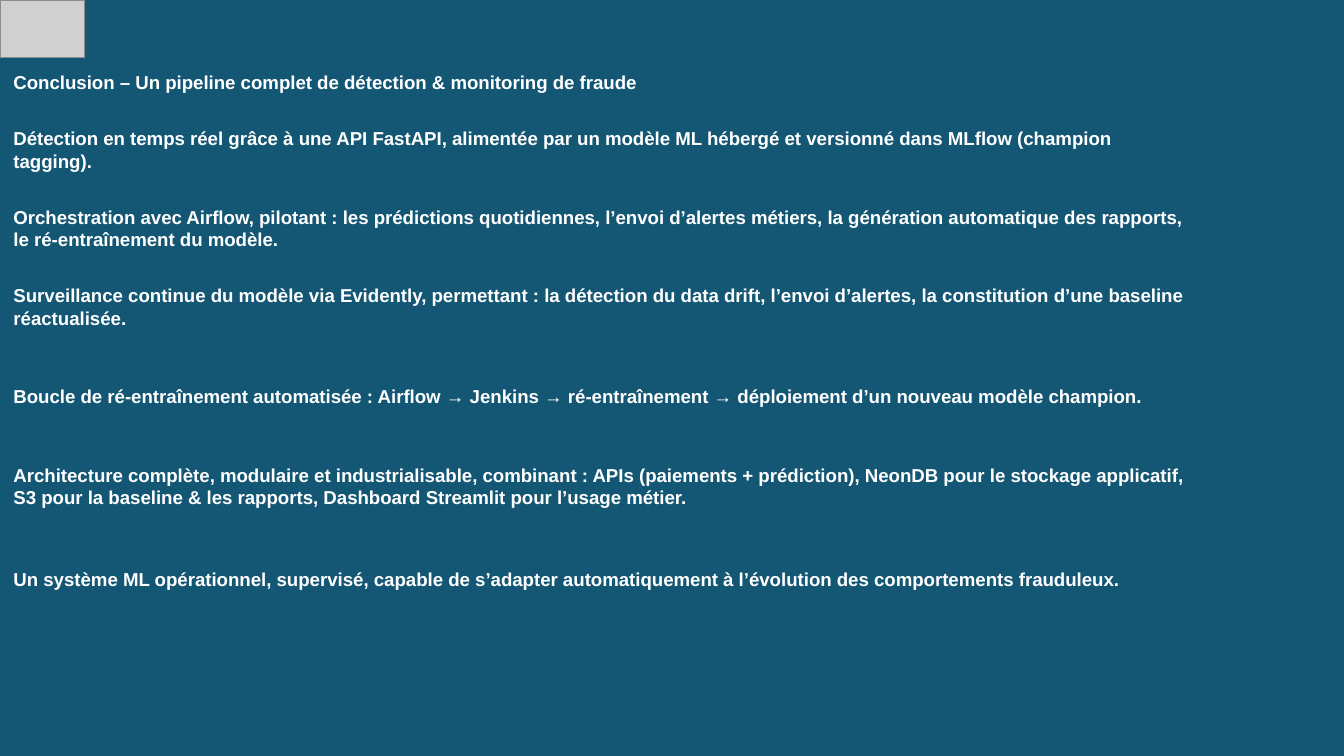
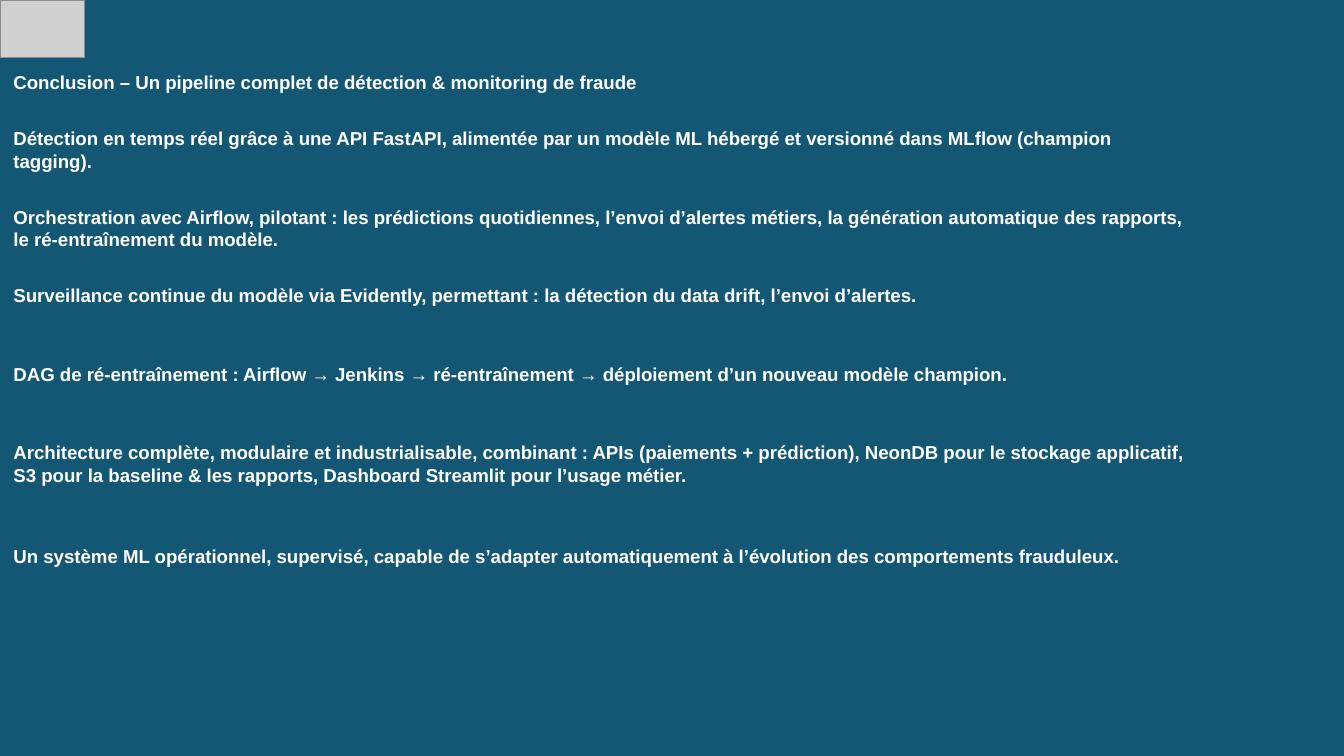
Before and after one commit to aurelienchalm/LDS_block_3_lead, a slide deck: slide 19 of LDS_Block_3_Lead.pptx. Drawn at 1344x756 pixels with LibreOffice and Linux fonts; fonts in the diff are those of the drawing; grey boxes stand for pictures. Boxes give left, top, right and bottom in pixels: in the first picture for what was removed or moved away, otherwise in the second. Text is boxed around its words. In the diff, an @@ line names an element or a change of style, - is before the commit and + after.

```diff
--- a/LDS_Block_3_Lead.pptx
+++ b/LDS_Block_3_Lead.pptx
@@ title at (x1=13, y1=288, x2=1007, y2=385): text changed @@
-Surveillance continue du modèle via Evidently, permettant : la détection du data drift, l’envoi d’alertes, la constitution d’une baseline réactualisée.
-Boucle de ré-entraînement automatisée : Airflow → Jenkins → ré-entraînement → déploiement d’un nouveau modèle champion.
+Surveillance continue du modèle via Evidently, permettant : la détection du data drift, l’envoi d’alertes.
+DAG de ré-entraînement : Airflow → Jenkins → ré-entraînement → déploiement d’un nouveau modèle champion.
```
Also in this commit, not shown: 11 other slides changed, 2 other files.
